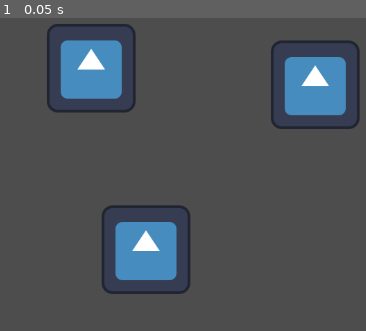
Above: before the commit, frame 1.
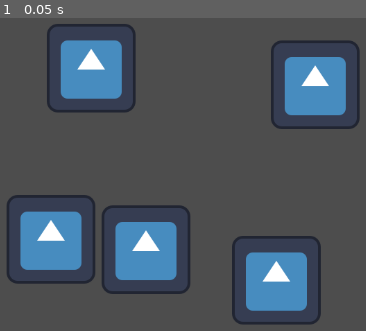
Above: after the commit, the same moment.

Repository: zjhzhzh/Game
Game: Godot game, scene res://node_2d.tscn
Same seed, same stepped clock (60 frames per second), same inputs: the game is played once before the commit and once after it. The project has no main scene, so this scene is started directly. The engine's default icon, where the game draws it, is replaced by a stand-in: a white triangle on a blue panel in a dark square.
Inputs:
- Up to frame 1 (0.05 s): no input

The runs differ from the first frame. In frame 1, 8.0% of the frame differs, in the area x 1-88%, y 56-99%.

Commit message:
node_2d.tscn

Diff:
--- a/node_2d.tscn
+++ b/node_2d.tscn
@@ -15,3 +15,11 @@
 [node name="Icon3" type="Sprite2D" parent="."]
 position = Vector2(541, 170)
 texture = ExtResource("1_ndr8h")
+
+[node name="Icon4" type="Sprite2D" parent="."]
+position = Vector2(160, 393)
+texture = ExtResource("1_ndr8h")
+
+[node name="Icon5" type="Sprite2D" parent="."]
+position = Vector2(485, 452)
+texture = ExtResource("1_ndr8h")
